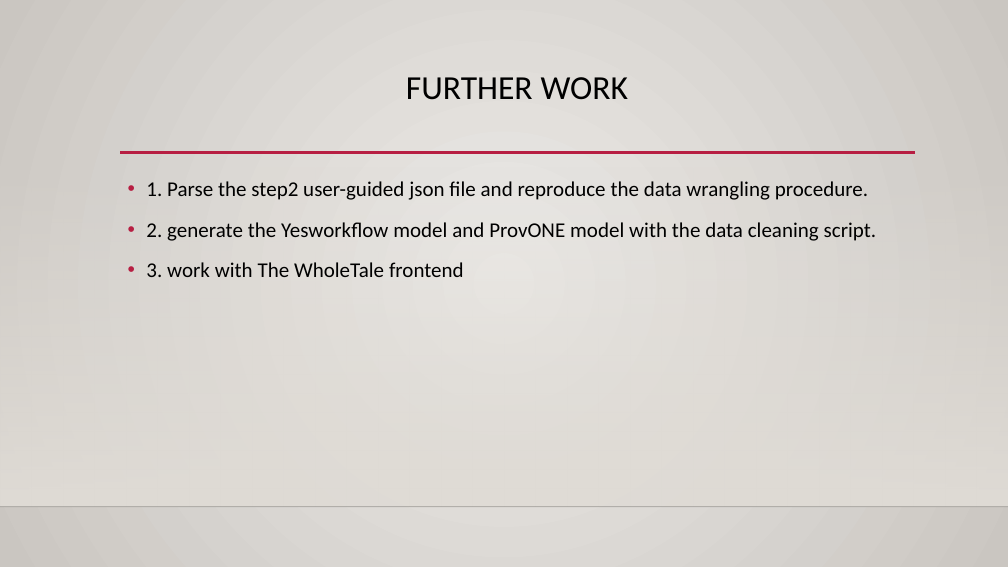
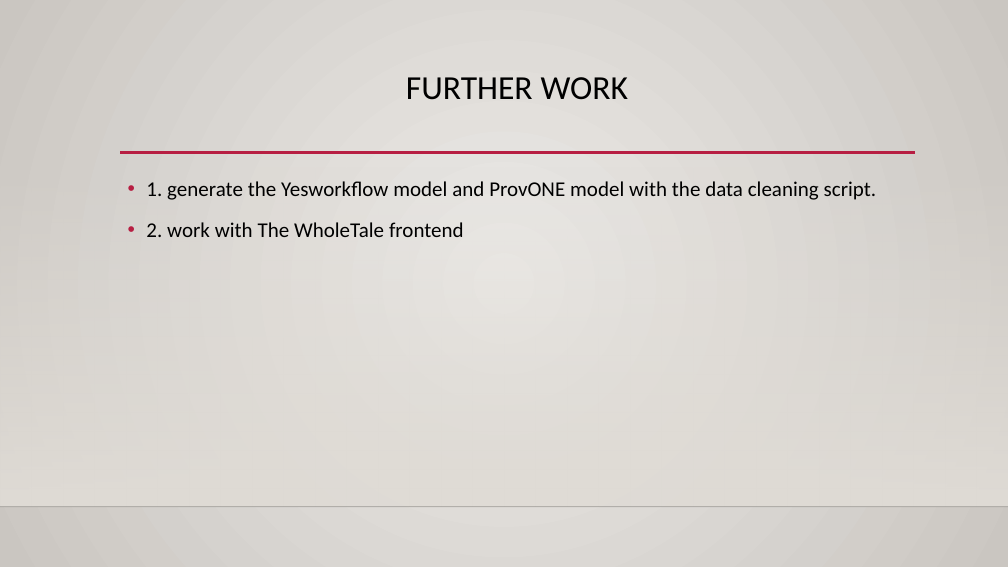
Before and after one commit to LanLi2017/WT-summer-2018-Lan-Li, a slide deck: slide 13 of OpenRefine3Operations/Menu_case/WTpresentation.pptx. Drawn at 1008x567 pixels with LibreOffice and Linux fonts; fonts in the diff are those of the drawing; background and template pictures are left out. Boxes give left, top, right and bottom in pixels: in the first picture for what was removed or moved away, otherwise in the second. Text is boxed around its words. In the diff, an @@ line names an element or a change of style, - is before the commit and + after.

```diff
--- a/OpenRefine3Operations/Menu_case/WTpresentation.pptx
+++ b/OpenRefine3Operations/Menu_case/WTpresentation.pptx
@@ text at (146,181,877,237): text changed @@
-• 1. Parse the step2 user-guided json file and reproduce the data wrangling procedure.
-• 2. generate the Yesworkflow model and ProvONE model with the data cleaning script.
-• 3. work with The WholeTale frontend
+• 1. generate the Yesworkflow model and ProvONE model with the data cleaning script.
+• 2. work with The WholeTale frontend
```
Also in this commit, not shown: 2 other slides changed.
